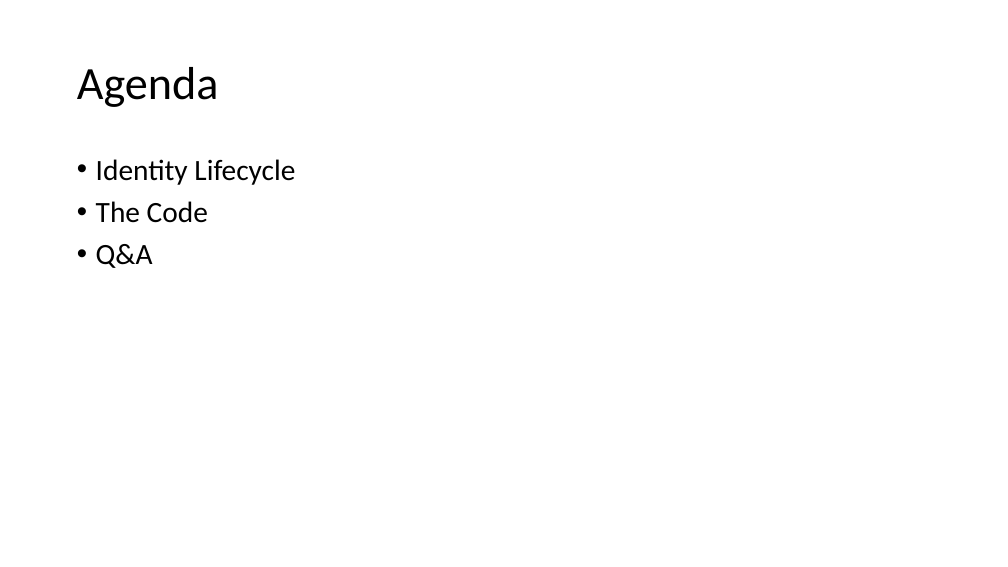
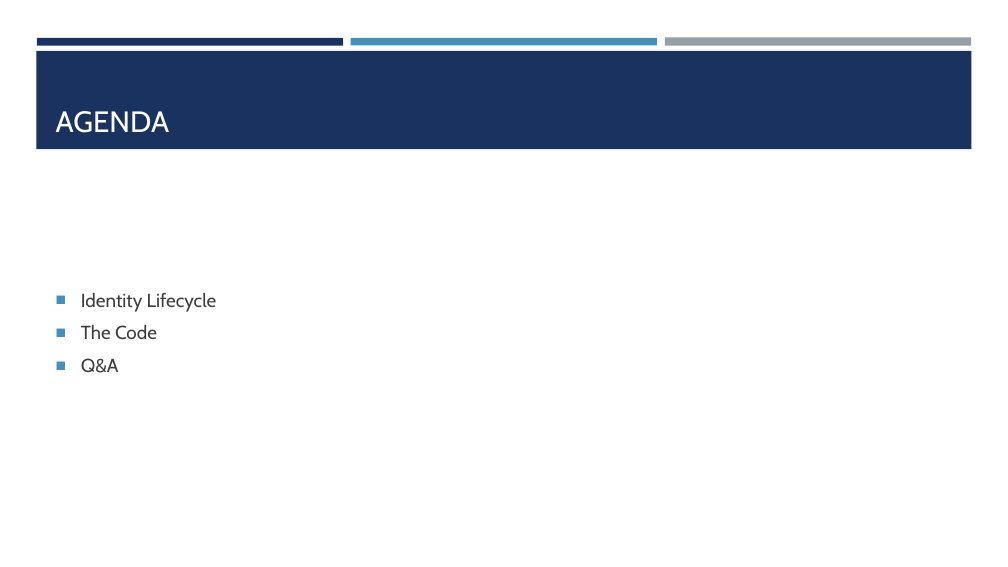
Before and after one commit to dustindortch/ConferencePresentations2019, a slide deck: slide 3 of PowerShell Identity Automation with MIM/PowerShell Identity Automation with MIM.pptx. Drawn at 1008x567 pixels with LibreOffice and Linux fonts; fonts in the diff are those of the drawing; background and template pictures are left out. Boxes give left, top, right and bottom in pixels: in the first picture for what was removed or moved away, otherwise in the second. Text is boxed around its words. In the diff, an @@ line names an element or a change of style, - is before the commit and + after.

```diff
--- a/PowerShell Identity Automation with MIM/PowerShell Identity Automation with MIM.pptx
+++ b/PowerShell Identity Automation with MIM/PowerShell Identity Automation with MIM.pptx
@@ rectangle added at (36, 51, 972, 149), fill #1A3260 @@
@@ rectangle added at (37, 38, 343, 45), fill #1A3260 @@
@@ title "AGENDA" at (56, 111, 170, 133): vertical alignment middle to bottom @@
@@ rectangle added at (351, 38, 657, 45), fill #4590B8 @@
@@ rectangle added at (665, 38, 971, 46), fill #969FA7 @@
@@ title at (56, 111, 170, 133): text changed; size 44 to 28 pt; font Calibri to Cabin; text colour #000000 to #FFFFFF @@
-Agenda
+AGENDA
@@ text "Identity Lifecycle": place and size @@
-text "Identity Lifecycle" at (96, 159, 295, 268)
+text "Identity Lifecycle" at (81, 293, 217, 373)
@@ text "Identity Lifecycle" at (81, 293, 217, 373): size 28 to 18 pt, font Calibri to Cabin, text colour #000000 to #3D3D3D; bullet • to ■; line spacing 0.9 to 1; vertical alignment top to middle @@
```
Also in this commit, not shown: 9 other slides changed, 1 other file.
